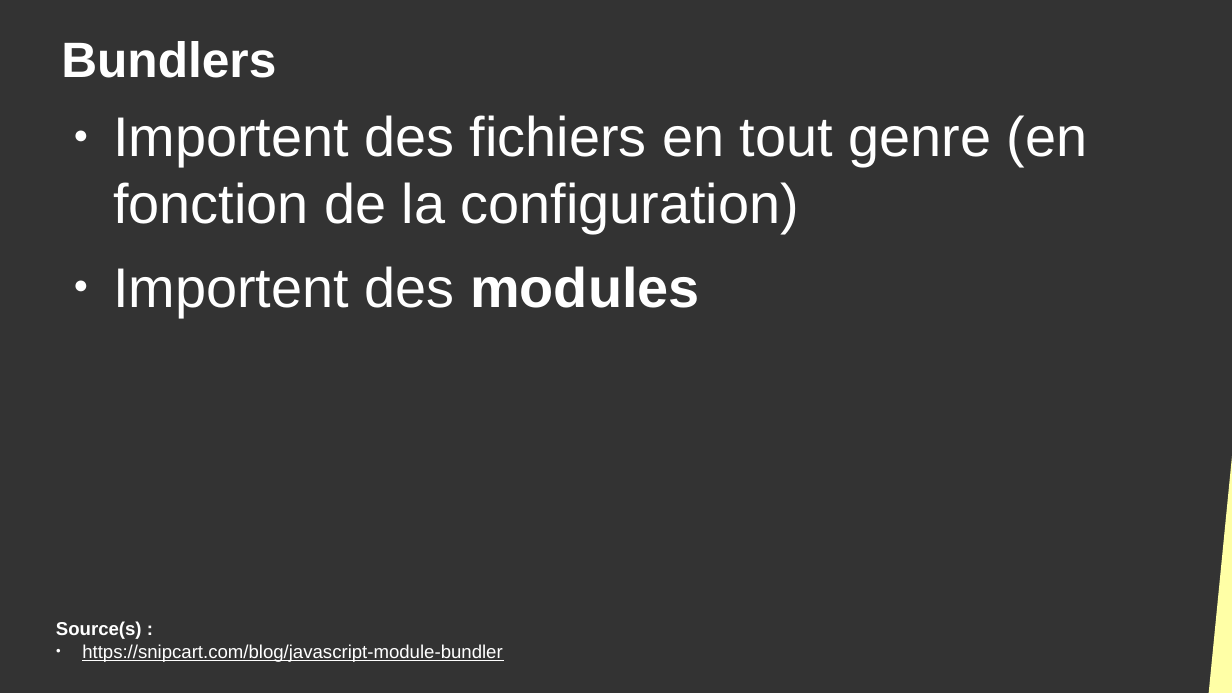
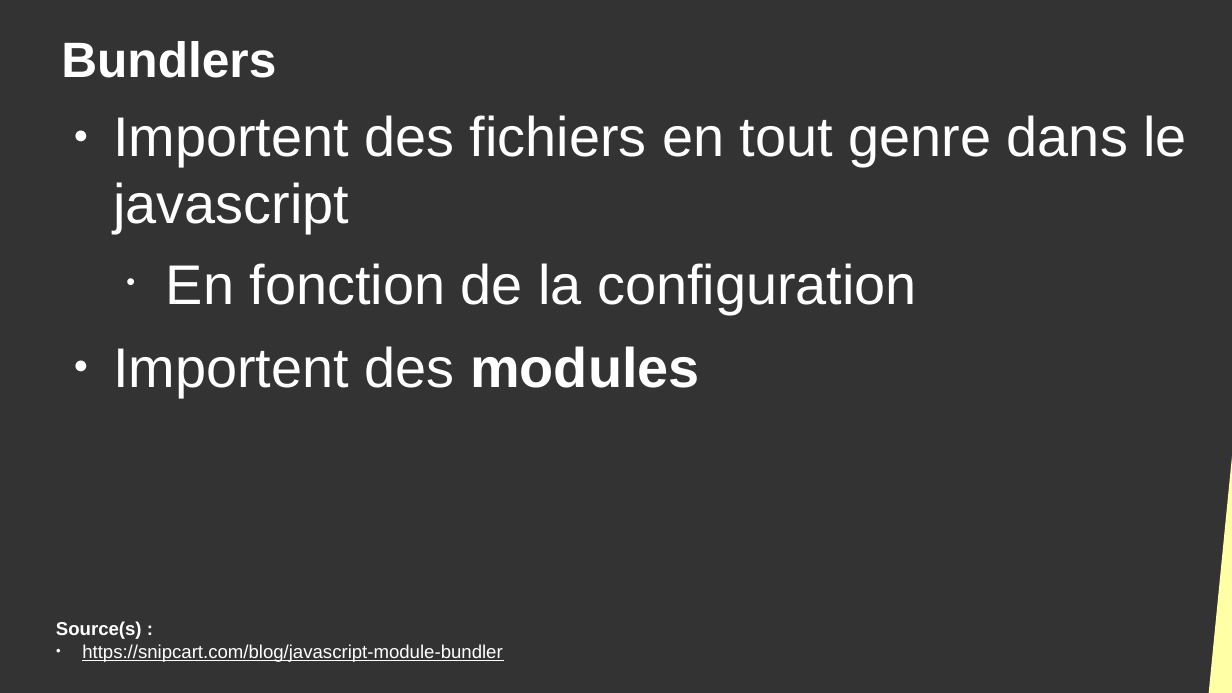
Before and after one commit to DanYellow/cours, a slide deck: slide 9 of developpement-front-s5/travaux-pratiques/numero-4/presentation.odp. Drawn at 1232x693 pixels with LibreOffice and Linux fonts; fonts in the diff are those of the drawing. Boxes give left, top, right and bottom in pixels: in the first picture for what was removed or moved away, otherwise in the second. Text is boxed around its words. In the diff, an @@ line names an element or a change of style, - is before the commit and + after.

```diff
--- a/developpement-front-s5/travaux-pratiques/numero-4/presentation.odp
+++ b/developpement-front-s5/travaux-pratiques/numero-4/presentation.odp
@@ text at bbox=[113, 115, 1186, 313]: text changed @@
-● Importent des fichiers en tout genre (en fonction de la configuration)
+● Importent des fichiers en tout genre dans le javascript
+  • En fonction de la configuration
```
Also in this commit, not shown: 15 other slides changed, 2 other files.
